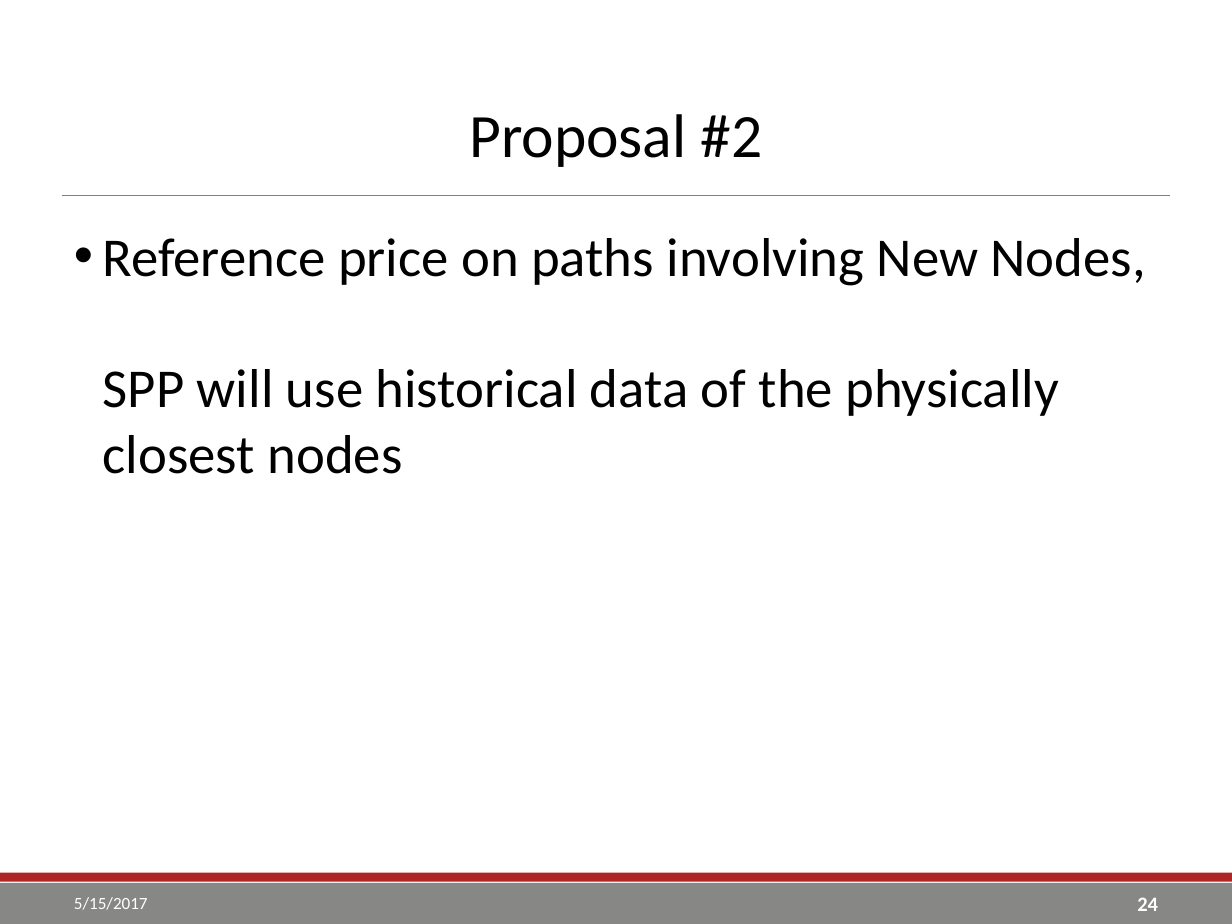
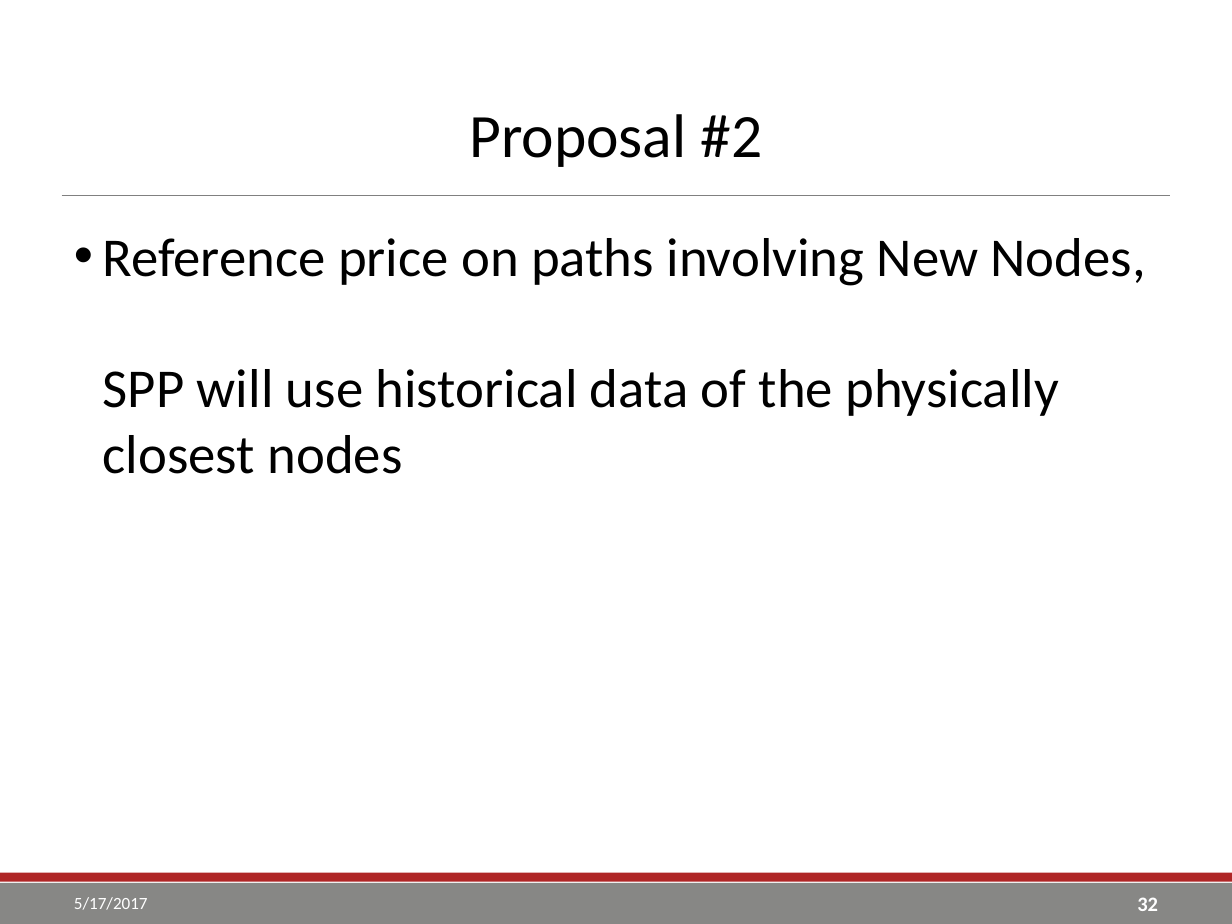
Before and after one commit to go-yohan/sppcredit, a slide deck: slide 32 of ppt/SPP TCR Reference Price Calculation.pptx (slide 24 before the commit). Drawn at 1232x924 pixels with LibreOffice and Linux fonts; fonts in the diff are those of the drawing; background and template pictures are left out. Boxes give left, top, right and bottom in pixels: in the first picture for what was removed or moved away, otherwise in the second. Text is boxed around its words. In the diff, an @@ line names an element or a change of style, - is before the commit and + after.

```diff
--- a/ppt/SPP TCR Reference Price Calculation.pptx
+++ b/ppt/SPP TCR Reference Price Calculation.pptx
@@ text at (74,897,148,910): text changed @@
-5/15/2017
+5/17/2017
@@ page number at (1137,897,1158,911): text changed @@
-24
+32
```
Also in this commit, not shown: 26 other slides changed, 9 slides added, 1 slide removed, 14 other files.
